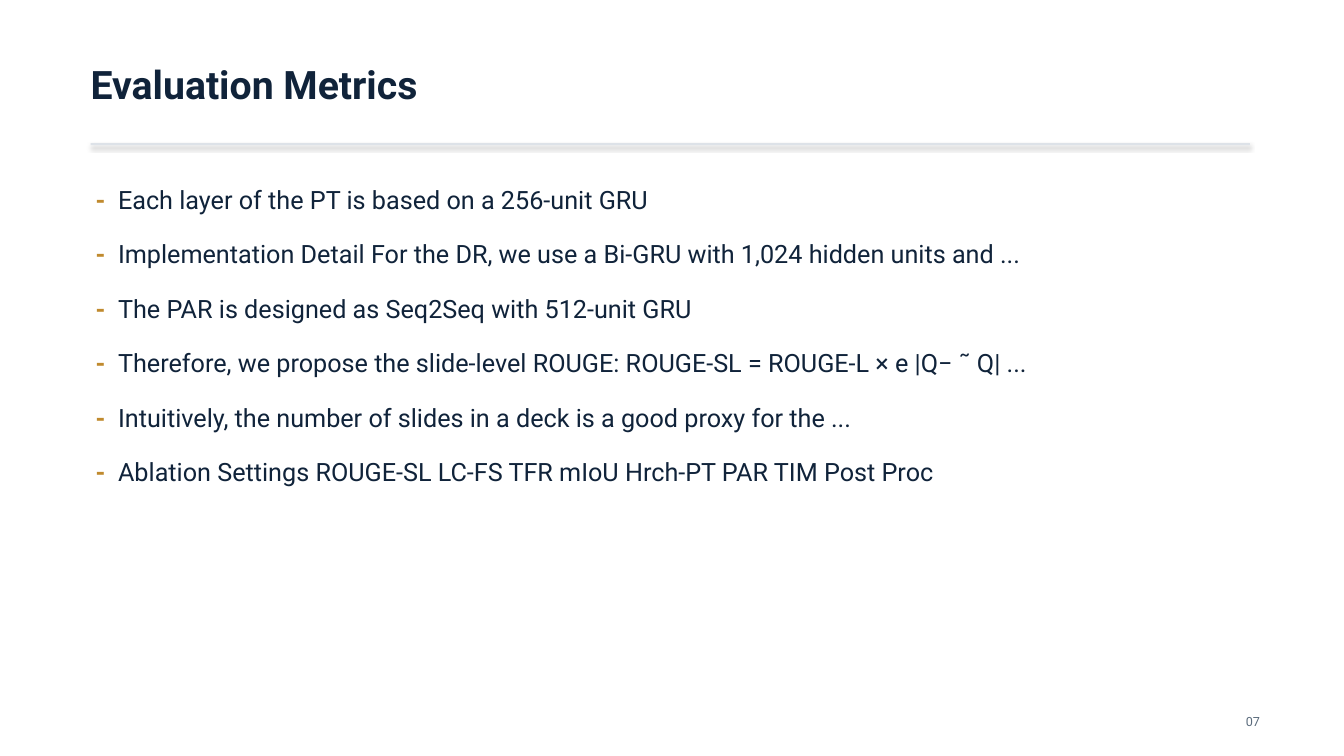
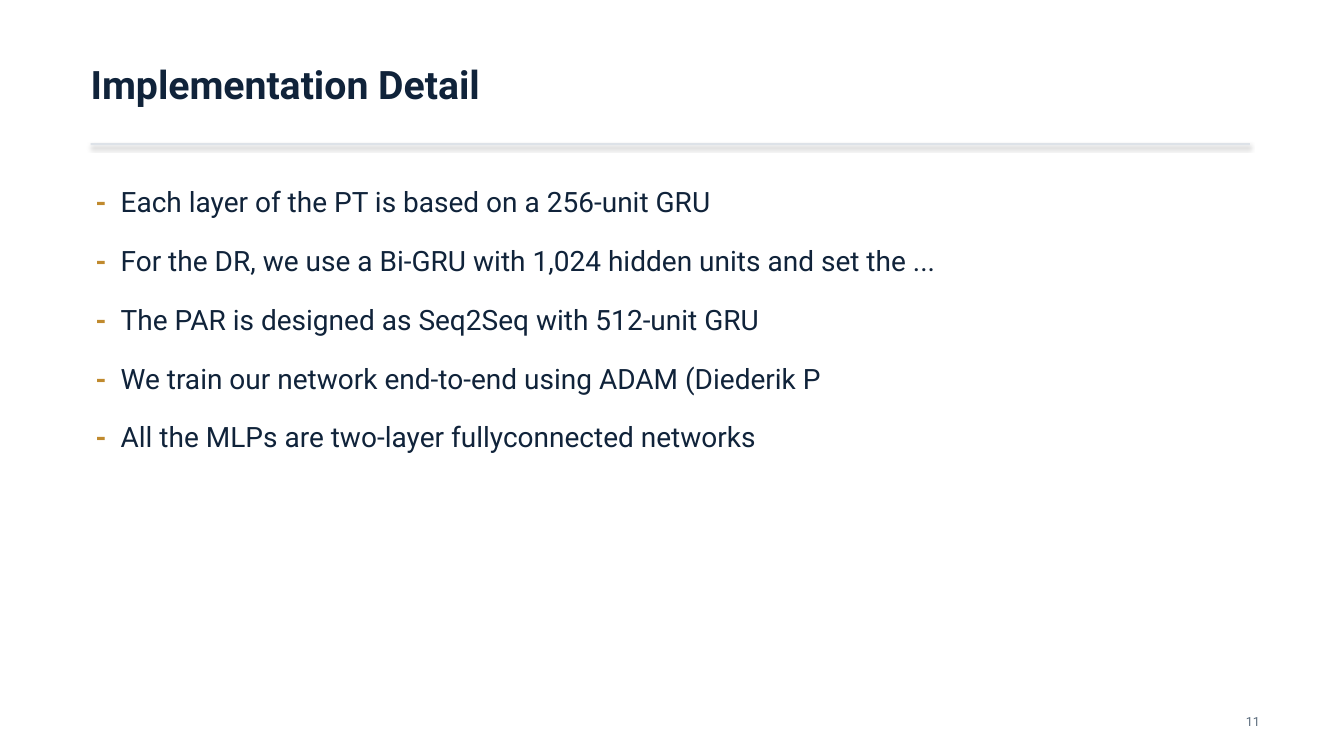
Before and after one commit to Mizuki0215/capstone-ppt-agent, a slide deck: slide 11 of out/DOC2PPT_2101.11796.pptx (slide 7 before the commit). Drawn at 1344x756 pixels with LibreOffice and Linux fonts; fonts in the diff are those of the drawing. Boxes give left, top, right and bottom in pixels: in the first picture for what was removed or moved away, otherwise in the second. Text is boxed around its words. In the diff, an @@ line names an element or a change of style, - is before the commit and + after.

```diff
--- a/out/DOC2PPT_2101.11796.pptx
+++ b/out/DOC2PPT_2101.11796.pptx
@@ text at (91, 69, 480, 107): text changed @@
-Evaluation Metrics
+Implementation Detail
@@ text at (121, 190, 759, 336): size 18 to 20 pt in "- Each layer of the PT is ...", "- The PAR is designed as Seq2Seq ..." @@
@@ text at (121, 250, 905, 275): text changed; size 18 to 20 pt @@
-- Implementation Detail For the DR, we use a Bi-GRU with 1,024 hidden units and ...
+- For the DR, we use a Bi-GRU with 1,024 hidden units and set the ...
@@ text at (121, 366, 821, 453): text changed; size 18 to 20 pt @@
-- Therefore, we propose the slide-level ROUGE: ROUGE-SL = ROUGE-L × e |Q− ˜ Q| ...
-- Intuitively, the number of slides in a deck is a good proxy for the ...
-- Ablation Settings ROUGE-SL LC-FS TFR mIoU Hrch-PT PAR TIM Post Proc
+- We train our network end-to-end using ADAM (Diederik P
+- All the MLPs are two-layer fullyconnected networks
@@ text at (1246, 717, 1260, 726): text changed @@
-07
+11
```
Also in this commit, not shown: 4 other slides changed, 5 slides added, 2 slides removed, 19 other files.
